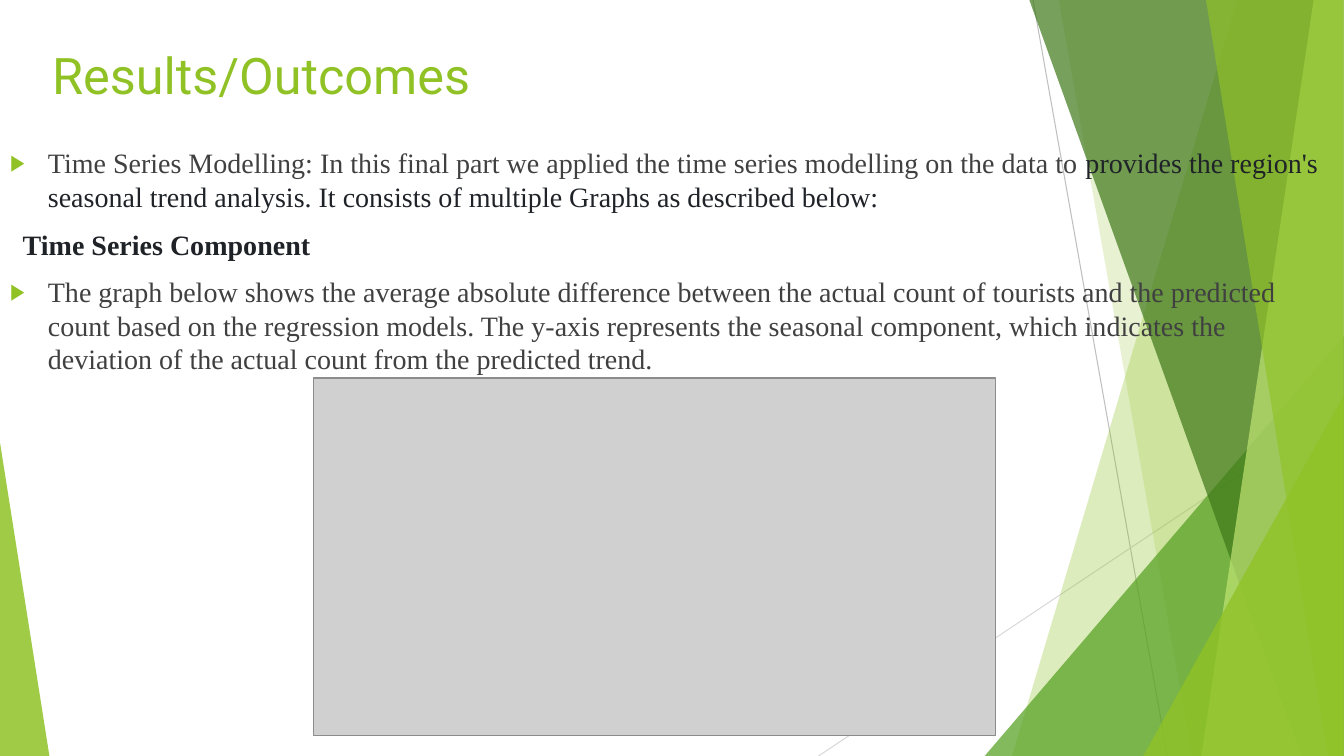
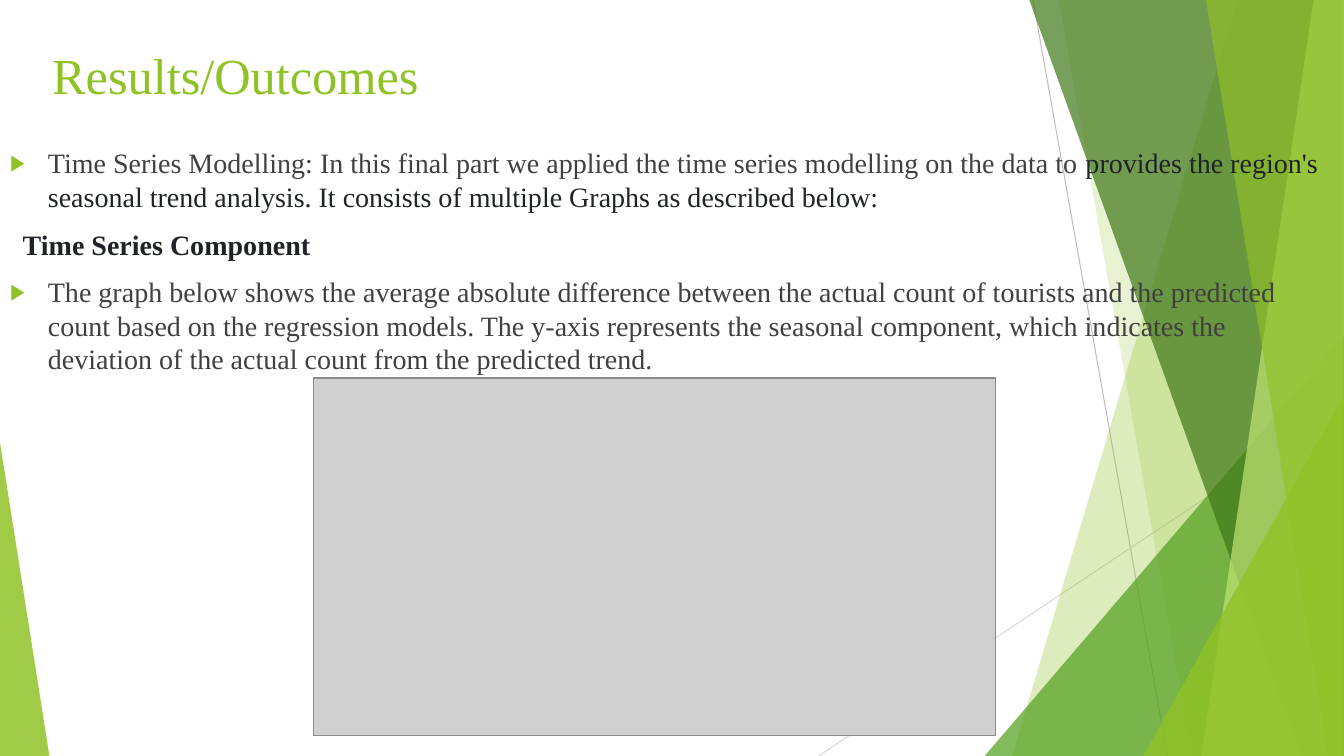
Before and after one commit to saisumanth1401/Tourist-Behaviour-Analysis, a slide deck: slide 12 of Documentation/Tourist-Behaviour-Analysis.pptx (slide 20 before the commit). Drawn at 1344x756 pixels with LibreOffice and Linux fonts; fonts in the diff are those of the drawing; grey boxes stand for pictures. Boxes give left, top, right and bottom in pixels: in the first picture for what was removed or moved away, otherwise in the second. Text is boxed around its words. In the diff, an @@ line names an element or a change of style, - is before the commit and + after.

```diff
--- a/Documentation/Tourist-Behaviour-Analysis.pptx
+++ b/Documentation/Tourist-Behaviour-Analysis.pptx
@@ title "Results/Outcomes" at (52,59,418,95): font Roboto to Times New Roman @@
```
Also in this commit, not shown: 9 other slides changed, 2 slides added, 9 slides removed.
